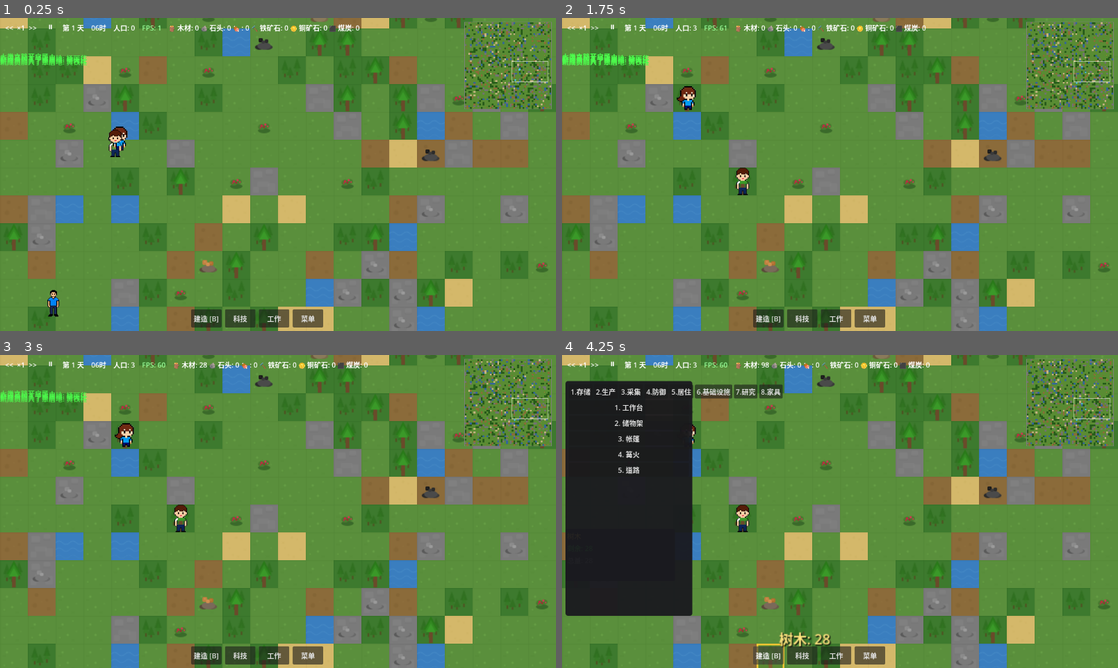
Above: before the commit, frames 1-4 (two rows, left to right).
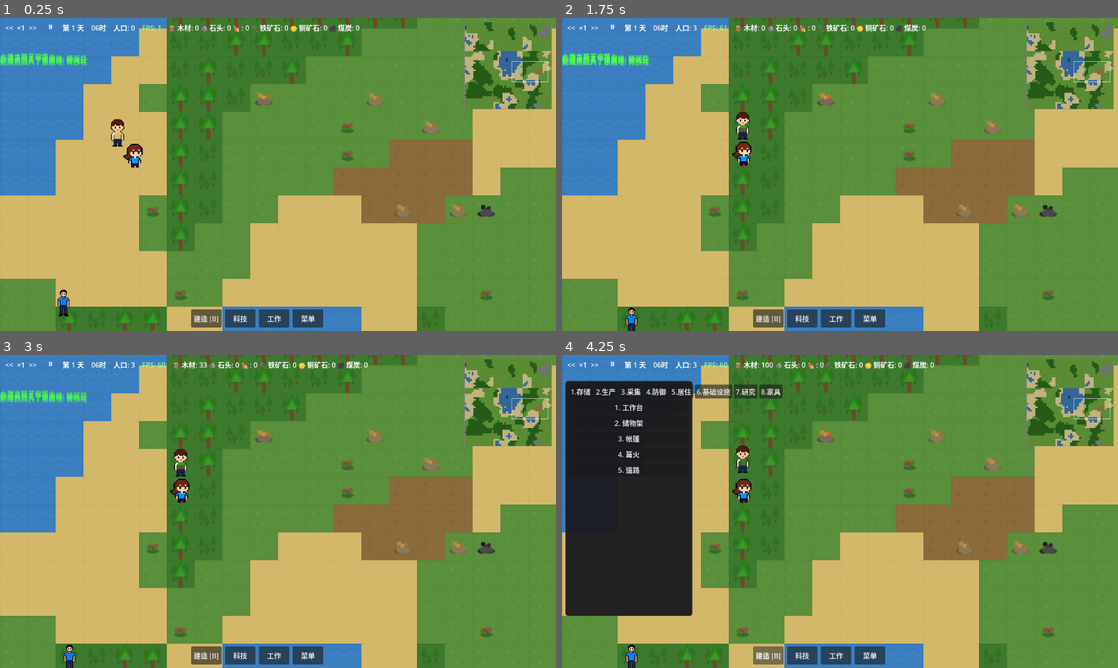
Above: after the commit, the same moments.

Repository: ZhanXuzhao/the-path-of-humanity
Game: Godot game, scene res://scenes/game.tscn
Two runs of this game, one before a commit and one after it. Both use one fixed random seed, a clock stepped at 60 frames per second and the inputs below.
Inputs:
- Up to frame 1 (0.25 s): no input
- Up to frame 2 (1.75 s): click "<<" at 0.5 s; click ">>" at 1.25 s
- Up to frame 3 (3 s): click "⏸" at 2 s; click "▶" at 2.75 s
- Up to frame 4 (4.25 s): click "建造 [B]" at 3.5 s

The runs differ from the first frame. In frame 1, 71% of the frame differs, in the area x 0-100%, y 0-100%; in frame 2, 71%; in frame 3, 71%; in frame 4, 54%.

Commit message:
feat: 噪声地形生成 + 每局随机地图种子
- 用多层 Perlin 噪声（地势+湿度+微扰动）替代纯随机逐格生成
- 地形按海拔自然带状分布：深水→水域→沙地→森林/草地/泥土→岩石→山脉→雪地
- 新增 world_seed 全局种子，新游戏时 randi() 随机化
- 存档保存/恢复 world_seed，读档后地图一致

Diff:
--- a/scripts/core/game.gd
+++ b/scripts/core/game.gd
@@ -116,6 +116,8 @@
 	_assign_ai_tasks()
 
 func _generate_initial_area():
+	# 新游戏：随机化地图种子，确保每次地图不同
+	world.world_seed = randi()
 	# 确保出生点周围区块已生成
 	var center_chunk = Vector2i(0, 0)
 	for x in range(-1, 2):
--- a/scripts/core/world.gd
+++ b/scripts/core/world.gd
@@ -119,6 +119,7 @@
 var chunks: Dictionary = {}  # Vector2i(区块坐标) -> ChunkData
 var tile_size: int = 32
 var rng := RandomNumberGenerator.new()
+var world_seed: int = 0  # 地图随机种子，新游戏时随机生成
 
 # 可配置参数
 var resource_multiplier: float = 5.0     # 资源初始点数倍率
@@ -145,28 +146,75 @@
 	_generate_chunk(chunk)
 
 func _generate_chunk(chunk: ChunkData):
-	# 使用噪声生成地形
-	var seed_val = chunk.pos.x * 10000 + chunk.pos.y
+	# 使用多层噪声生成地形，产生自然连续的地貌
+	# world_seed 确保每次新游戏地图不同；存档时保存 world_seed 保证读档后地图一致
+	var seed_val = chunk.pos.x * 10000 + chunk.pos.y + world_seed * 100000
+	var seed_base = hash(seed_val)
+
+	# 地势噪声（Elevation）- 决定海拔高度
+	var elevation_noise = FastNoiseLite.new()
+	elevation_noise.seed = seed_base
+	elevation_noise.frequency = 0.045
+	elevation_noise.fractal_type = FastNoiseLite.FRACTAL_FBM
+	elevation_noise.fractal_octaves = 4
+	elevation_noise.fractal_lacunarity = 2.0
+	elevation_noise.fractal_gain = 0.5
+	elevation_noise.noise_type = FastNoiseLite.TYPE_PERLIN
+
+	# 湿度噪声（Moisture）- 决定植被分布
+	var moisture_noise = FastNoiseLite.new()
+	moisture_noise.seed = seed_base + 9999
+	moisture_noise.frequency = 0.07
+	moisture_noise.fractal_type = FastNoiseLite.FRACTAL_FBM
+	moisture_noise.fractal_octaves = 3
+	moisture_noise.fractal_lacunarity = 2.0
+	moisture_noise.fractal_gain = 0.5
+	moisture_noise.noise_type = FastNoiseLite.TYPE_PERLIN
+
+	# 微扰动噪声 - 为地形边缘增加自然过渡细节
+	var detail_noise = FastNoiseLite.new()
+	detail_noise.seed = seed_base + 5555
+	detail_noise.frequency = 0.15
+	detail_noise.fractal_type = FastNoiseLite.FRACTAL_FBM
+	detail_noise.fractal_octaves = 2
+
 	var local_rng = RandomNumberGenerator.new()
-	local_rng.seed = hash(seed_val)
+	local_rng.seed = seed_base
 
 	for x in CHUNK_SIZE:
 		for y in CHUNK_SIZE:
 			var tile_pos := Vector2i(x, y)
-			# 基础地形 - 大多数为草地
-			var tile = TileType.GRASS
-			var rand_val = local_rng.randf()
-
-			if rand_val < 0.05:
+			# 世界坐标（用于噪声采样，保证跨区块连续）
+			var wx = chunk.pos.x * CHUNK_SIZE + x
+			var wy = chunk.pos.y * CHUNK_SIZE + y
+
+			# 采样地势 [-1, 1] + 微扰动
+			var elevation = elevation_noise.get_noise_2d(wx, wy)
+			elevation += detail_noise.get_noise_2d(wx, wy) * 0.08
+
+			# 根据地势高度分配地形类型，形成自然带状分布
+			var tile: int
+			if elevation < -0.55:
+				tile = TileType.DEEP_WATER
+			elif elevation < -0.25:
 				tile = TileType.WATER
-			elif rand_val < 0.08:
+			elif elevation < -0.10:
 				tile = TileType.SAND
-			elif rand_val < 0.15:
+			elif elevation < 0.40:
+				# 中海拔区：由湿度决定森林、草地或泥土
+				var moisture = moisture_noise.get_noise_2d(wx, wy)
+				if moisture > 0.15:
+					tile = TileType.FOREST
+				elif moisture < -0.35:
+					tile = TileType.DIRT
+				else:
+					tile = TileType.GRASS
+			elif elevation < 0.55:
 				tile = TileType.STONE
-			elif rand_val < 0.30:
-				tile = TileType.FOREST
-			elif rand_val < 0.35:
-				tile = TileType.DIRT
+			elif elevation < 0.75:
+				tile = TileType.MOUNTAIN
+			else:
+				tile = TileType.SNOW
 
 			chunk.tiles[tile_pos] = tile
 
@@ -443,11 +491,12 @@
 			})
 		ground_data["%d,%d" % [pos.x, pos.y]] = stacks_data
 
-	return {"chunks": chunk_list, "ground_items": ground_data}
+	return {"chunks": chunk_list, "ground_items": ground_data, "world_seed": world_seed}
 
 func from_dict(data: Dictionary):
 	chunks.clear()
 	ground_items.clear()
+	world_seed = data.get("world_seed", 0)
 
 	# 恢复地面物品
 	if data.has("ground_items"):
